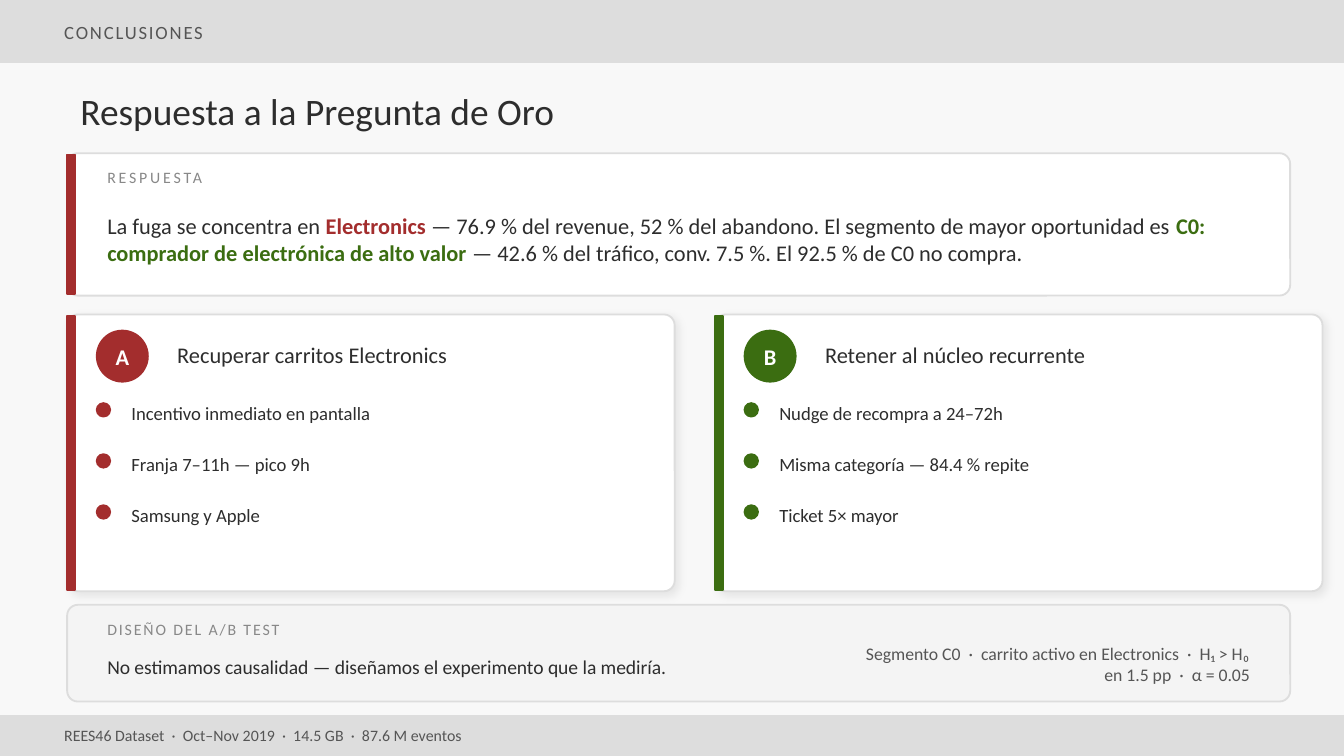
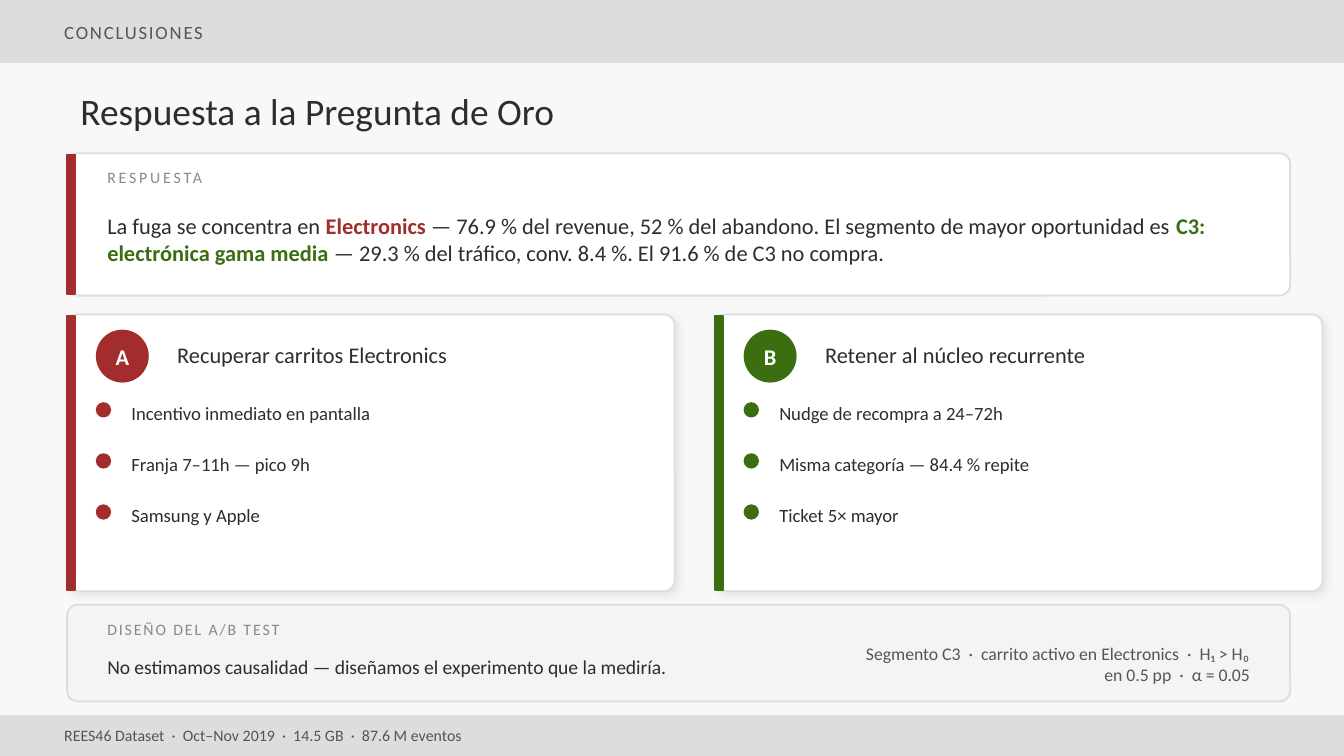
Before and after one commit to HeiderZapata/proyecto-integrador-g8, a slide deck: slide 14 of entrega_final/Presentación_Grupo_8_final.pptx. Drawn at 1344x756 pixels with LibreOffice and Linux fonts; fonts in the diff are those of the drawing. Boxes give left, top, right and bottom in pixels: in the first picture for what was removed or moved away, otherwise in the second. Text is boxed around its words. In the diff, an @@ line names an element or a change of style, - is before the commit and + after.

Commit message:
doc: corrige slide 14 del PPT (segmento C0 -> C3, MDE 0.5pp) para consistencia con el informe y el resto del deck

```diff
--- a/entrega_final/Presentación_Grupo_8_final.pptx
+++ b/entrega_final/Presentación_Grupo_8_final.pptx
@@ text at <box>107,218,1205,265</box>: text changed @@
-La fuga se concentra en Electronics — 76.9 % del revenue, 52 % del abandono. El segmento de mayor oportunidad es C0: comprador de electrónica de alto valor — 42.6 % del tráfico, conv. 7.5 %. El 92.5 % de C0 no compra.
+La fuga se concentra en Electronics — 76.9 % del revenue, 52 % del abandono. El segmento de mayor oportunidad es C3: electrónica gama media — 29.3 % del tráfico, conv. 8.4 %. El 91.6 % de C3 no compra.
@@ text at <box>866,647,1250,684</box>: text changed @@
-Segmento C0 · carrito activo en Electronics · H₁ > H₀ en 1.5 pp · α = 0.05
+Segmento C3 · carrito activo en Electronics · H₁ > H₀ en 0.5 pp · α = 0.05
```
